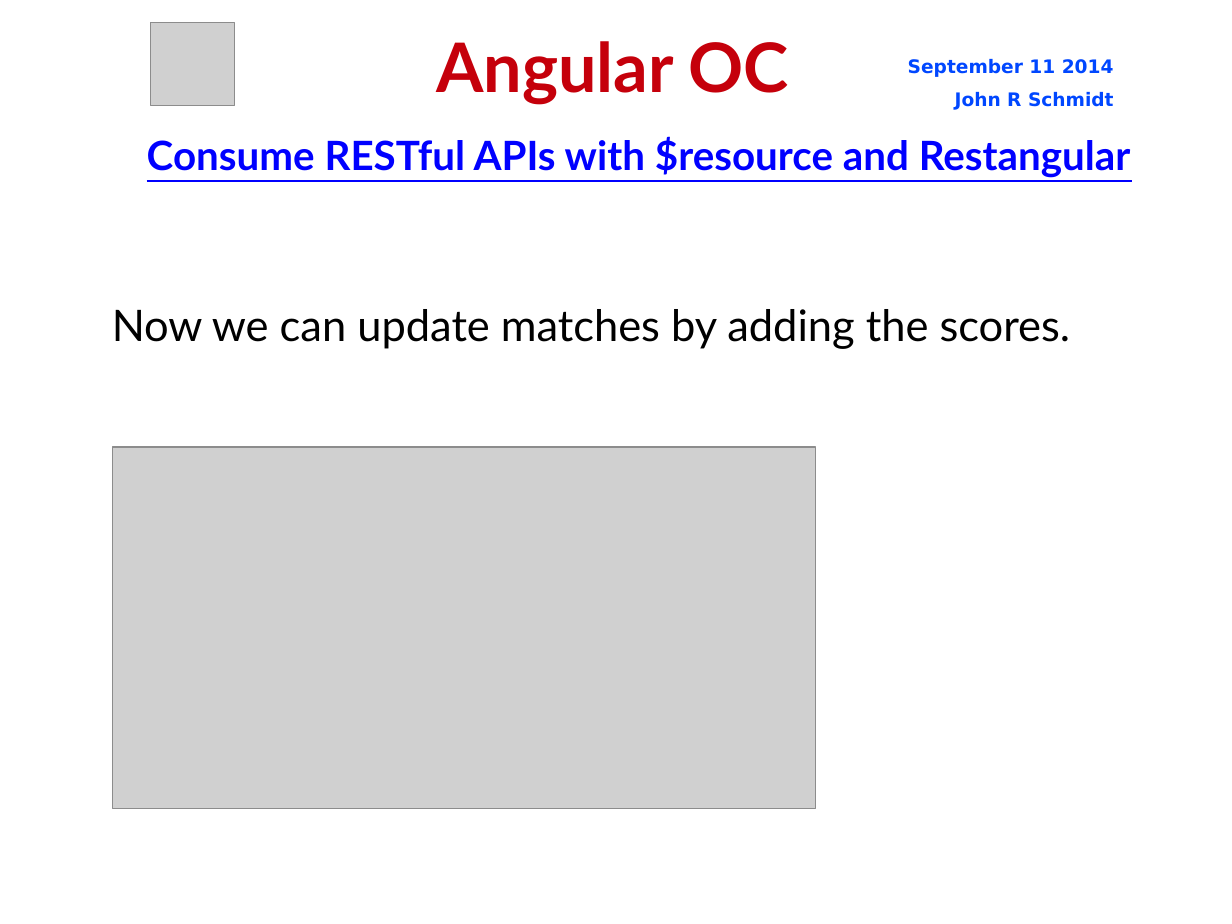
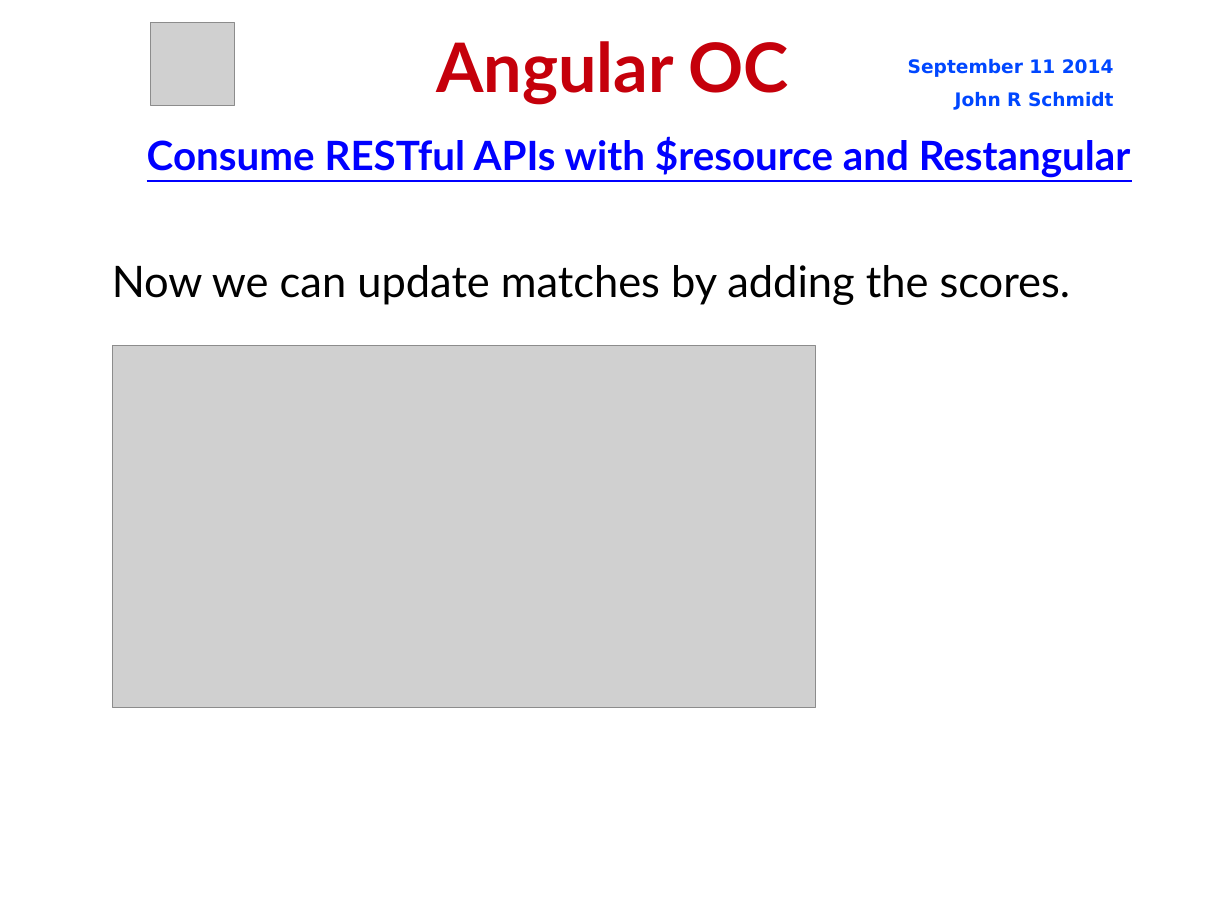
Before and after one commit to jrschmidt/fifa-angular-rest-demo, a slide deck: slide 48 of fifa.odp. Drawn at 1232x924 pixels with LibreOffice and Linux fonts; fonts in the diff are those of the drawing; grey boxes stand for pictures; background and template pictures are left out. Boxes give left, top, right and bottom in pixels: in the first picture for what was removed or moved away, otherwise in the second. Text is boxed around its words. In the diff, an @@ line names an element or a change of style, - is before the commit and + after.

Commit message:
corrections to presentation (new scores)

```diff
--- a/fifa.odp
+++ b/fifa.odp
@@ subtitle "Now we can update matches ...": place and size @@
-subtitle "Now we can update matches ..." at bbox=[112, 309, 1071, 349]
+subtitle "Now we can update matches ..." at bbox=[112, 265, 1071, 305]
@@ picture: place and size @@
-picture at bbox=[113, 447, 816, 809]
+picture at bbox=[113, 345, 816, 708]
```
Also in this commit, not shown: 4 other slides changed, 4 other files.
